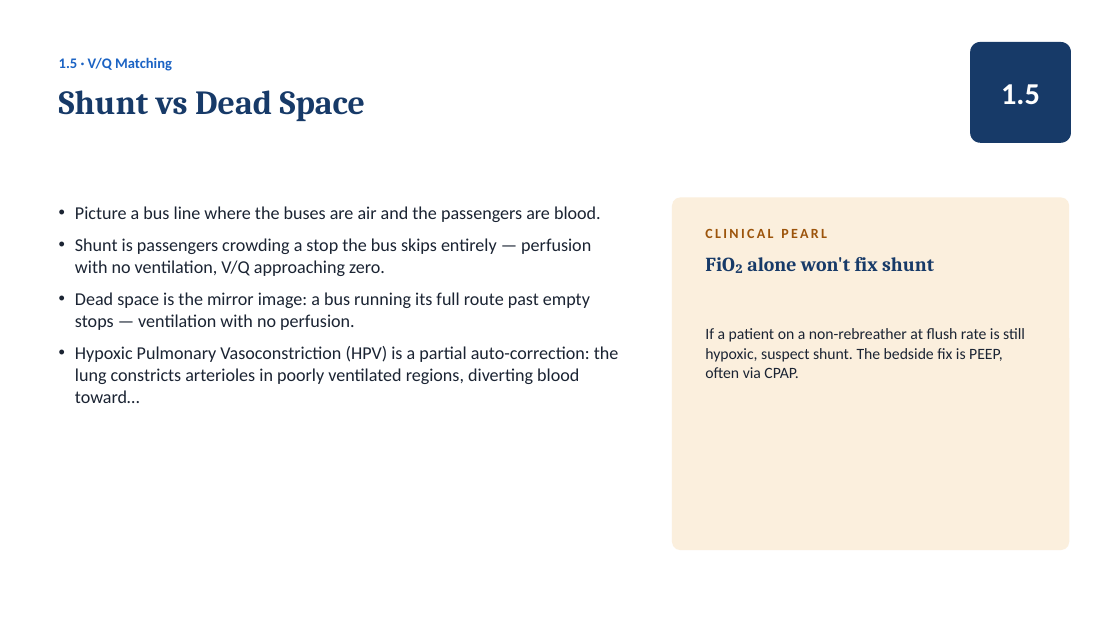
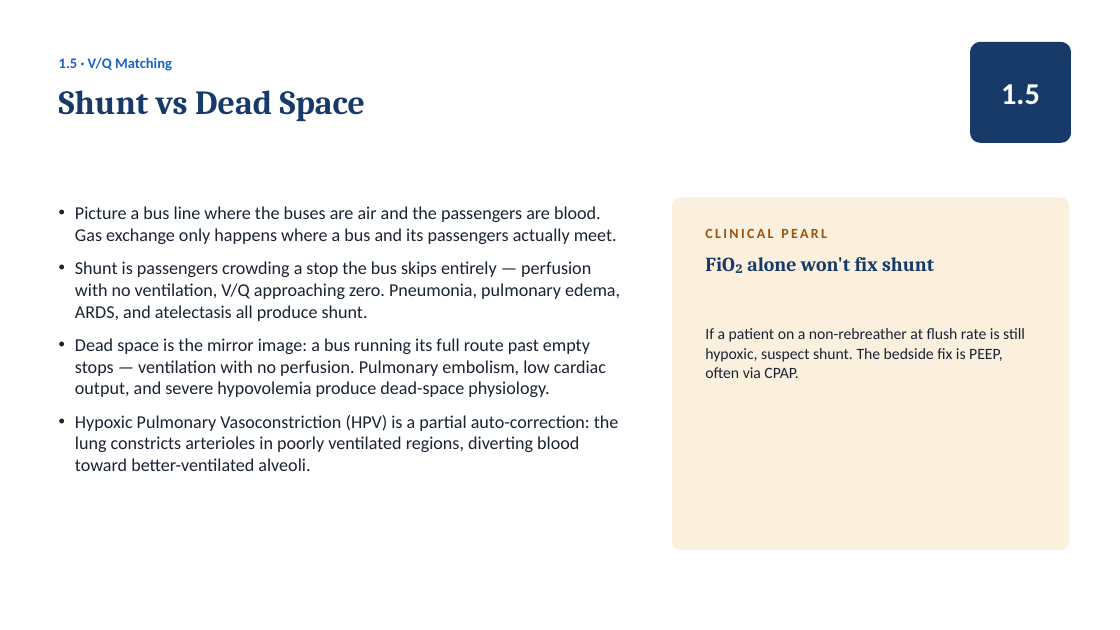
Before and after one commit to amr-kc-protocols/amr-kc-protocols, a slide deck: slide 9 of vta/slides/Ventilator_Academy_Full_Course.pptx. Drawn at 1120x630 pixels with LibreOffice and Linux fonts; fonts in the diff are those of the drawing. Boxes give left, top, right and bottom in pixels: in the first picture for what was removed or moved away, otherwise in the second. Text is boxed around its words. In the diff, an @@ line names an element or a change of style, - is before the commit and + after.

```diff
--- a/vta/slides/Ventilator_Academy_Full_Course.pptx
+++ b/vta/slides/Ventilator_Academy_Full_Course.pptx
@@ text at box(75, 206, 620, 471): text changed @@
-• Picture a bus line where the buses are air and the passengers are blood.
-• Shunt is passengers crowding a stop the bus skips entirely — perfusion with no ventilation, V/Q approaching zero.
-• Dead space is the mirror image: a bus running its full route past empty stops — ventilation with no perfusion.
-• Hypoxic Pulmonary Vasoconstriction (HPV) is a partial auto-correction: the lung constricts arterioles in poorly ventilated regions, diverting blood toward…
+• Picture a bus line where the buses are air and the passengers are blood. Gas exchange only happens where a bus and its passengers actually meet.
+• Shunt is passengers crowding a stop the bus skips entirely — perfusion with no ventilation, V/Q approaching zero. Pneumonia, pulmonary edema, ARDS, and atelectasis all produce shunt.
+• Dead space is the mirror image: a bus running its full route past empty stops — ventilation with no perfusion. Pulmonary embolism, low cardiac output, and severe hypovolemia produce dead-space physiology.
+• Hypoxic Pulmonary Vasoconstriction (HPV) is a partial auto-correction: the lung constricts arterioles in poorly ventilated regions, diverting blood toward better-ventilated alveoli.
```
Also in this commit, not shown: 77 other slides changed, 11 other files.
